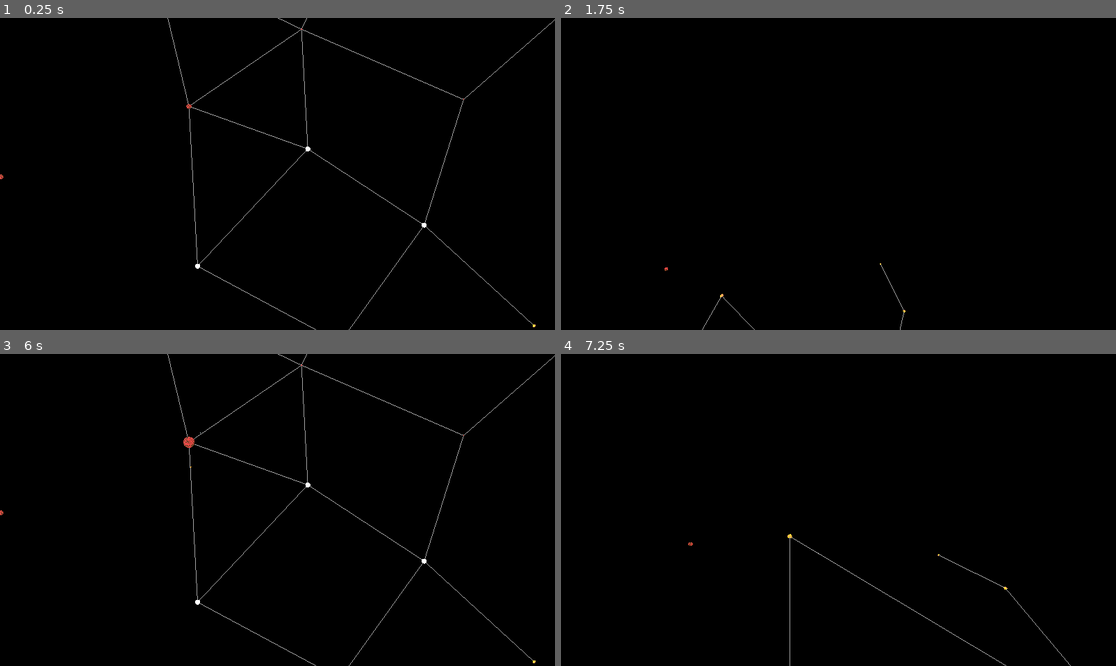
Above: before the commit, frames 1-4 (two rows, left to right).
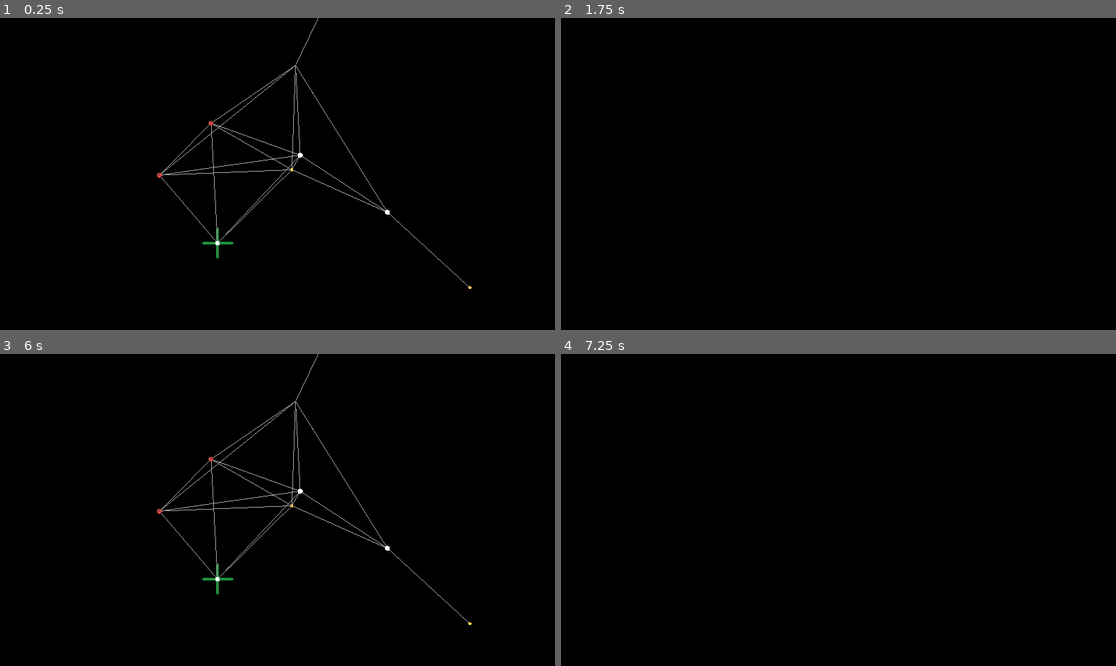
Above: after the commit, the same moments.

Repository: NoahMSchool/SpaceStrategyGame
Game: Godot game, scene res://Galaxy/galaxy.tscn
The game is run twice, just before and just after one commit, with the same random seed, the same clock (stepped at 60 frames per second) and the same inputs.
Inputs (mouse positions are in pixels of both pictures, inside the frame that each line leads up to):
- Up to frame 1 (0.25 s): no input
- Up to frame 2 (1.75 s): tap Enter at 0.5 s; move the mouse to (960, 158) at 0.52 s; tap M (m) at 0.6 s; tap R (r) at 0.8, 1.35 s; tap Space at 1.25 s; move the mouse to (727, 189) at 1.27 s; tap S (s) at 1.55 s
- Up to frame 3 (6 s): tap Enter at 2, 3.5 s; move the mouse to (333, 441) at 2.02 s; tap S (s) at 2.1 s; tap X (x) at 2.3, 2.85 s; tap Space at 2.75, 4.25 s; move the mouse to (249, 572) at 2.77 s; tap Z (z) at 3.05, 3.6 s; move the mouse to (444, 556) at 3.52 s; tap A (a, bound only after the commit) at 3.8, 4.35 s; move the mouse to (111, 463) at 4.27 s; tap T (t, bound only after the commit) at 4.55, 5.1 s; move the mouse to (305, 510) at 5.02 s; tap M (m) at 5.3 s; move the mouse to (194, 432) at 5.77 s; click (194, 432) at 5.85 s
- Up to frame 4 (7.25 s): tap R (r) at 6.05 s; move the mouse to (960, 494) at 6.52 s; tap Middle mouse button (MouseWheelClick) at 6.6 s; tap S (s) at 6.8 s

The runs differ from the first frame. In frame 1, 1.5% of the frame differs, in the area x 0-100%, y 0-100%; in frame 2, less than 0.1%; in frame 3, 1.5%; in frame 4, 0.2%.

Commit message:
made movable target and other improvements

Diff:
--- a/Galaxy/galaxy.tscn
+++ b/Galaxy/galaxy.tscn
@@ -2,16 +2,21 @@
 
 [ext_resource type="Script" uid="uid://5rn5nd5weo2e" path="res://Galaxy/galaxy_generator.gd" id="1_dkrcd"]
 [ext_resource type="Script" uid="uid://dvl4fbny6m7dd" path="res://commander.gd" id="2_kf2id"]
+[ext_resource type="Material" uid="uid://8vw1icb52lme" path="res://OtherMaterials/green_material.tres" id="3_dgjki"]
 
 [sub_resource type="Environment" id="Environment_7c7pm"]
 background_mode = 1
 fog_light_energy = 0.0
 fog_density = 0.0
 
+[sub_resource type="CapsuleMesh" id="CapsuleMesh_7ustf"]
+radius = 0.1
+height = 2.5
+radial_segments = 8
+rings = 6
+
 [node name="Galaxy" type="Node3D" unique_id=1524020374]
 script = ExtResource("1_dkrcd")
-min_system_separation = 10.0
-max_system_count = 15
 
 [node name="WorldEnvironment" type="WorldEnvironment" parent="." unique_id=1426894719]
 environment = SubResource("Environment_7c7pm")
@@ -30,3 +35,18 @@
 [node name="DirectionalLight3D" type="DirectionalLight3D" parent="." unique_id=1249539845]
 transform = Transform3D(1, 0, 0, 0, -4.371139e-08, 1, 0, -1, -4.371139e-08, 0, 0, 0)
 sky_mode = 1
+
+[node name="TargetIndicator" type="Node3D" parent="." unique_id=295423795]
+visible = false
+
+[node name="CentreMarker" type="MeshInstance3D" parent="TargetIndicator" unique_id=1292343509]
+transform = Transform3D(1, 0, 0, 0, -4.371139e-08, -1, 0, 1, -4.371139e-08, 0, 0, 0)
+mesh = SubResource("CapsuleMesh_7ustf")
+skeleton = NodePath("../..")
+surface_material_override/0 = ExtResource("3_dgjki")
+
+[node name="CentreMarker2" type="MeshInstance3D" parent="TargetIndicator" unique_id=204858155]
+transform = Transform3D(-4.371139e-08, 1, -4.371139e-08, 0, -4.371139e-08, -1, -1, -4.371139e-08, 1.9106855e-15, 0, 0, 0)
+mesh = SubResource("CapsuleMesh_7ustf")
+skeleton = NodePath("../..")
+surface_material_override/0 = ExtResource("3_dgjki")
--- a/Galaxy/galaxy_generator.gd
+++ b/Galaxy/galaxy_generator.gd
@@ -12,11 +12,15 @@
 		max_connection_distance = val
 		algo = set_up_astar(max_connection_distance)
 
-
-
-
 #const galaxy_radius = 100
 @export var disc_height = 10
+
+var target_system : SolarSystem = null:
+	set(value):
+		target_system = value
+		if target_system:
+			$TargetIndicator.position = target_system.position
+			$TargetIndicator.visible = true
 
 var systems : Array[SolarSystem] = []
 var root_system : SolarSystem
@@ -79,6 +83,9 @@
 		new_system.name = "System" + str(i)
 		systems.append(new_system)
 
+	if systems.size()>0:
+		target_system = systems[0]
+
 	algo = set_up_astar(max_connection_distance)
 
 
@@ -117,10 +124,6 @@
 			next = instance_from_id(path[1])
 	return next
 
-func get_target_system():
-	if (systems.size() > 0):
-		return systems[0]
-	return null
 
 func add_free_resource(resource_node, global_pos = null):
 	$FreeShipContiner.add_child(resource_node)
--- a/Resources/ship_resource.gd
+++ b/Resources/ship_resource.gd
@@ -13,6 +13,9 @@
 var target_position : Vector3
 var in_transmission:= false
 signal target_reached
+func _ready() -> void:
+	$TransportShip.global_position = global_position
+
 
 func send_to_position(pos):
 	target_position = pos
@@ -35,3 +38,8 @@
 		global_position = global_position.move_toward(target_position, delta*ship_transmission_speed)
 		if global_position == target_position and pos_last_frame != target_position:
 			end_transmission()
+	if lock_ship_pos_to_target:
+		$TransportShip.global_position = global_position
+	else:
+		$TransportShip.look_at(global_position)
+		$TransportShip.global_position = $TransportShip.global_position.move_toward(global_position, ship_max_speed*delta)
--- a/Resources/ship_resource.tscn
+++ b/Resources/ship_resource.tscn
@@ -113,7 +113,10 @@
 visible = false
 mesh = SubResource("BoxMesh_oex7v")
 
-[node name="TransportShip" type="MeshInstance3D" parent="." unique_id=1690466795]
+[node name="TransportShip" type="Node3D" parent="." unique_id=156552536]
 transform = Transform3D(0.1, 0, 0, 0, 0.1, 0, 0, 0, 0.1, 0, 0, 0)
+top_level = true
+
+[node name="ShipMesh" type="MeshInstance3D" parent="TransportShip" unique_id=1690466795]
 mesh = SubResource("ArrayMesh_58m3d")
 skeleton = NodePath("")
--- a/SolarSystem/solar_system.gd
+++ b/SolarSystem/solar_system.gd
@@ -1,5 +1,6 @@
 extends Node3D
 class_name SolarSystem
+
 enum TEAM {NEUTRAL, RED, BLUE, GREEN}
 
 var team_ownership = TEAM.NEUTRAL:
@@ -18,12 +19,18 @@
 				visual_indicator.visible = true
 				visual_indicator.set_surface_override_material(0,GREEN_MATERIAL)
 
-var hovering = false
 
 const BLUE_MATERIAL = preload("res://OtherMaterials/blue_material.tres")
 const GREEN_MATERIAL = preload("uid://8vw1icb52lme")
 const RED_MATERIAL = preload("uid://btb30xedw88sj")
 
+var hovering = false
+
+var path_globally_blocked = false: #Remove lateer for testing
+	set(value):
+		path_globally_blocked = value
+		$DisabledIndicator.visible = path_globally_blocked
+		galaxy.set_system_disabled(self, path_globally_blocked)
 
 @onready var visual_indicator: MeshInstance3D = $VisualIndicator
 
@@ -88,6 +95,7 @@
 		selected.emit(self)
 		print("selected")
 
+
 func _input(event: InputEvent) -> void:
 	if system_active && Input.is_action_just_pressed("r"):
 		print("Generating Resource")
@@ -97,12 +105,18 @@
 		for r in $ShipResourceContainer.get_children():
 			eject_resource(r)
 
-	if Input.is_action_just_pressed("x"):
-		print("Toggle time to ", !$ResourceTimer.paused)
+	if Input.is_action_just_pressed("a"):
+		print("Toggle auto time to ", !$ResourceTimer.paused)
 		$ResourceTimer.paused = !$ResourceTimer.paused
+
 	if Input.is_action_just_pressed("z") and system_active:
-		team_ownership = (team_ownership+1)%2 #hardcoded possibilities
-		galaxy.set_system_disabled(self, team_ownership != TEAM.NEUTRAL)
+		team_ownership = (team_ownership+1)%4 #hardcoded possibilities
+
+	if Input.is_action_just_pressed("x") and system_active:
+		path_globally_blocked = not path_globally_blocked
+
+	if Input.is_action_just_pressed("t") and system_active:
+		galaxy.target_system = self
 
 func pick_weighted_startype() -> StarType:
 	var total_weight_sum : float = 0.0
@@ -152,25 +166,29 @@
 	system_action_region_radius = orbit_radius
 	resource_orbit_radius = system_action_region_radius#/2
 	resource_orbit_period = unit_orbit_time*pow(resource_orbit_radius, 1.5)#+ randf()*10 #random deviation #keplers 3rd law
+	resource_orbit_angular_velocity = 2*PI/resource_orbit_period
+
 
 
 
 #use ecentricity to make eliptical orbits
 func orbit_planets(delta):
 	for p in self.planets:
-		p.planet_data.orbit_angle = p.planet_data.orbit_angle + p.planet_data.angular_velocity*delta*orbit_direction
+		p.planet_data.orbit_angle += p.planet_data.angular_velocity*delta*orbit_direction
 		var current_orbit = p.planet_data.orbit_angle
 
 		p.position = p.planet_data.orbit_basis*Vector3(p.planet_data.major_orbit_radius*cos(current_orbit), 0.25, p.planet_data.minor_orbit_radius*sin(current_orbit))#placed slightly above planets on y axis
 
 var resource_orbit_rotation = 0
 var resource_orbit_radius = 1 #overriden to be relative to system radius in generate_system, may vary if orbit levels are added
-var resource_orbit_period = unit_orbit_time #also overriden
+var resource_orbit_period = unit_orbit_time #also overridden
+var resource_orbit_angular_velocity = 1 #also overridden
 var resource_orbit_positions : Array[Vector3] = []
 var resource_orbit_items : Array[ShipResource] = []
 var orbit_angular_separation = 0
 var orbit_count = 0
 var orbit_anglular_separation = 0
+
 func add_resource_to_system_orbit(res):
 	#removing from galaxy and adding to system
 	galaxy.detach_free_resource(res)
@@ -186,12 +204,11 @@
 func recalculate_orbits():
 	orbit_count = $ShipResourceContainer.get_child_count()
 	orbit_anglular_separation = 2*PI/orbit_count
-	resource_orbit_positions = []
 
 func orbit_resources(delta):
-	resource_orbit_rotation+= delta/2
+	resource_orbit_rotation+= delta#*orbit_directionresource_orbit_angular_velocity
 	for i in range(orbit_count):
-		var orbit_angle = i*orbit_anglular_separation + resource_orbit_rotation*orbit_direction
+		var orbit_angle = i*orbit_anglular_separation + resource_orbit_rotation
 		$ShipResourceContainer.get_child(i).position = Vector3(resource_orbit_radius*cos(orbit_angle),0.25,resource_orbit_radius*sin(orbit_angle))#y increased so orbit above ships
 
 
@@ -224,7 +241,7 @@
 func generate_resource():
 	var new_resource = SHIP_RESOURCE.instantiate()
 	add_resource_to_system_orbit(new_resource)
-	new_resource.final_destination_system = galaxy.get_target_system()
+	new_resource.final_destination_system = galaxy.target_system
 
 func process_resource(res):
 	print("recieving and processing at ", self, global_position)#if self == res.destination_system:
--- a/SolarSystem/solar_system.tscn
+++ b/SolarSystem/solar_system.tscn
@@ -3,6 +3,7 @@
 [ext_resource type="Script" uid="uid://cxt6hjfkvjvpl" path="res://SolarSystem/solar_system.gd" id="1_qll8u"]
 [ext_resource type="Material" uid="uid://bddnby5mfksgp" path="res://Stars/yellowstarshadermat.tres" id="2_q3qrj"]
 [ext_resource type="Material" uid="uid://8vw1icb52lme" path="res://OtherMaterials/green_material.tres" id="3_8jpt8"]
+[ext_resource type="Material" uid="uid://btb30xedw88sj" path="res://OtherMaterials/red_material.tres" id="4_y83ar"]
 
 [sub_resource type="SphereMesh" id="SphereMesh_t4lb4"]
 radial_segments = 32
@@ -17,16 +18,9 @@
 
 [sub_resource type="SphereShape3D" id="SphereShape3D_bhdg8"]
 
-[sub_resource type="CapsuleMesh" id="CapsuleMesh_witln"]
-radius = 0.1
-height = 2.5
-radial_segments = 8
-rings = 6
-
-[sub_resource type="StandardMaterial3D" id="StandardMaterial3D_8jpt8"]
-emission_enabled = true
-emission = Color(0.44064042, 0.7768521, 0.46904135, 1)
-emission_energy_multiplier = 5.08
+[sub_resource type="TorusMesh" id="TorusMesh_witln"]
+inner_radius = 1.0
+outer_radius = 1.5
 
 [node name="SolarSystem" type="Node3D" unique_id=1798297231 groups=["Selectable", "Viewable"]]
 script = ExtResource("1_qll8u")
@@ -76,10 +70,12 @@
 transform = Transform3D(2, 0, 0, 0, 2, 0, 0, 0, 2, 0, 0, 0)
 shape = SubResource("SphereShape3D_bhdg8")
 
-[node name="CentreMarker" type="MeshInstance3D" parent="." unique_id=928625001]
+[node name="DisabledIndicator" type="MeshInstance3D" parent="." unique_id=826871171]
+transform = Transform3D(1, 0, 0, 0, 1, 0, 0, 0, 1, 0.0014550686, 0.0018823147, 0.00059223175)
 visible = false
-mesh = SubResource("CapsuleMesh_witln")
-surface_material_override/0 = SubResource("StandardMaterial3D_8jpt8")
+mesh = SubResource("TorusMesh_witln")
+skeleton = NodePath("")
+surface_material_override/0 = ExtResource("4_y83ar")
 
 [connection signal="timeout" from="TrailTimer" to="." method="_on_trail_timer_timeout"]
 [connection signal="timeout" from="ResourceTimer" to="." method="_on_resource_timer_timeout"]
--- a/project.godot
+++ b/project.godot
@@ -85,6 +85,16 @@
 "events": [Object(InputEventKey,"resource_local_to_scene":false,"resource_name":"","device":-1,"window_id":0,"alt_press …(192 unchanged characters)…
 ]
 }
+a={
+"deadzone": 0.2,
+"events": [Object(InputEventKey,"resource_local_to_scene":false,"resource_name":"","device":-1,"window_id":0,"alt_pressed":false,"shift_pressed":false,"ctrl_pressed":false,"meta_pressed":false,"pressed":false,"keycode":0,"physical_keycode":65,"key_label":0,"unicode":97,"location":0,"echo":false,"script":null)
+]
+}
+t={
+"deadzone": 0.2,
+"events": [Object(InputEventKey,"resource_local_to_scene":false,"resource_name":"","device":-1,"window_id":0,"alt_pressed":false,"shift_pressed":false,"ctrl_pressed":false,"meta_pressed":false,"pressed":false,"keycode":0,"physical_keycode":84,"key_label":0,"unicode":116,"location":0,"echo":false,"script":null)
+]
+}
 
 [layer_names]
 
--- a/ship_resource.tscn
+++ b/ship_resource.tscn
@@ -113,7 +113,10 @@
 visible = false
 mesh = SubResource("BoxMesh_oex7v")
 
-[node name="TransportShip" type="MeshInstance3D" parent="." unique_id=199067656]
-transform = Transform3D(0.1, 0, 0, 0, 0.1, 0, 0, 0, 0.1, 0, 0, 0)
+[node name="TransportShip" type="Node3D" parent="." unique_id=1421578490]
+top_level = true
+
+[node name="ShipMesh" type="MeshInstance3D" parent="TransportShip" unique_id=199067656]
+transform = Transform3D(0.05, 0, 0, 0, 0.05, 0, 0, 0, 0.05, 0, 0, 0)
 mesh = SubResource("ArrayMesh_oex7v")
 skeleton = NodePath("")
